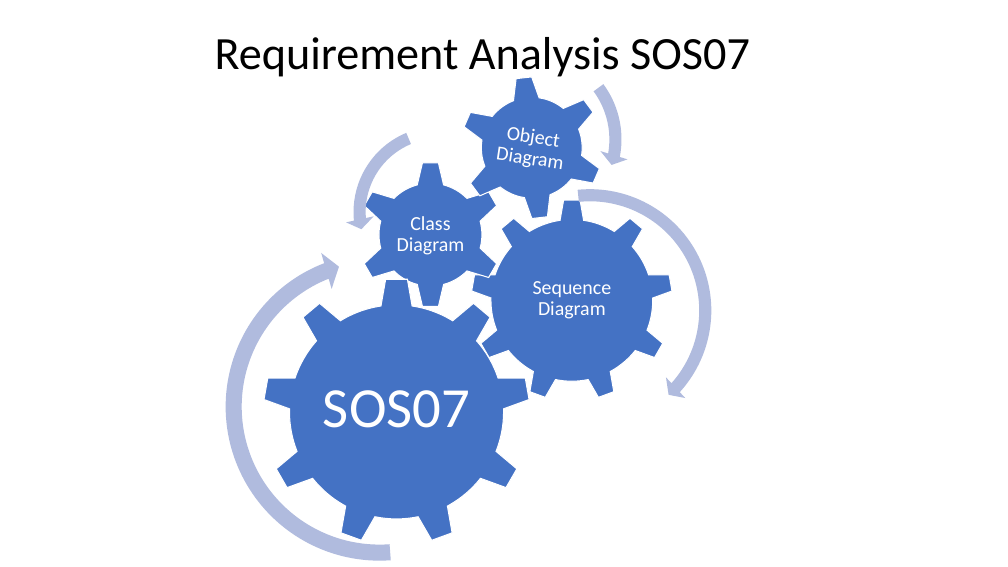
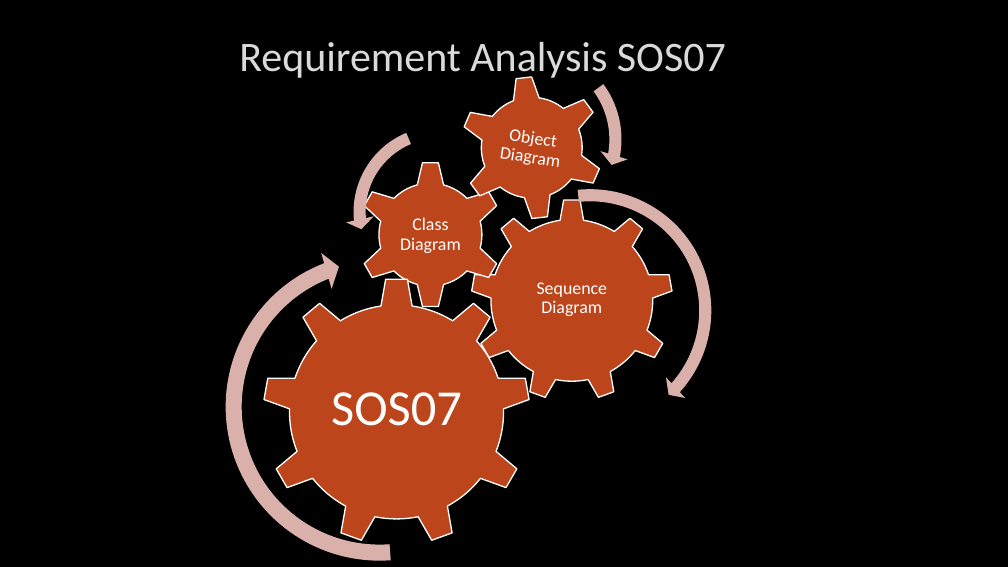
Before and after one commit to arocho032/CEN4010-Team-5, a slide deck: slide 12 of specifications/deliv1/SOS Deliverable 1 Presentation.pptx. Drawn at 1008x567 pixels with LibreOffice and Linux fonts; fonts in the diff are those of the drawing; background and template pictures are left out. Boxes give left, top, right and bottom in pixels: in the first picture for what was removed or moved away, otherwise in the second. Text is boxed around its words. In the diff, an @@ line names an element or a change of style, - is before the commit and + after.

```diff
--- a/specifications/deliv1/SOS Deliverable 1 Presentation.pptx
+++ b/specifications/deliv1/SOS Deliverable 1 Presentation.pptx
@@ background #FFFFFF to picture (left out) @@
@@ title "Requirement Analysis SOS07" at (x1=239, y1=42, x2=726, y2=82): size 44 to 40 pt, text colour #000000 to #DADADA, letter outline none to #404040 0.75 pt; line spacing 0.9 to 1 @@
@@ size 19 to 17 pt in 3 elements at (x1=537, y1=282, x2=608, y2=316), (x1=400, y1=217, x2=461, y2=253), (x1=499, y1=129, x2=559, y2=167) @@
@@ fill #B0BCDE to #DAB1AC in 4 elements at (x1=461, y1=181, x2=719, y2=440), (x1=346, y1=118, x2=534, y2=306), (x1=389, y1=0, x2=668, y2=278), (x1=179, y1=206, x2=580, y2=567) @@
@@ fill #4472C4 to #BC451B; outline #FFFFFF 1 pt to #FFFFFF 1.25 pt in 4 elements at (x1=471, y1=200, x2=673, y2=402), (x1=357, y1=161, x2=504, y2=309), (x1=452, y1=68, x2=612, y2=228), (x1=263, y1=278, x2=531, y2=546) @@
@@ text "SOS07" at (x1=331, y1=392, x2=462, y2=426): size 54 to 48 pt; less space between paragraphs @@
```
Also in this commit, not shown: 14 other slides changed.
